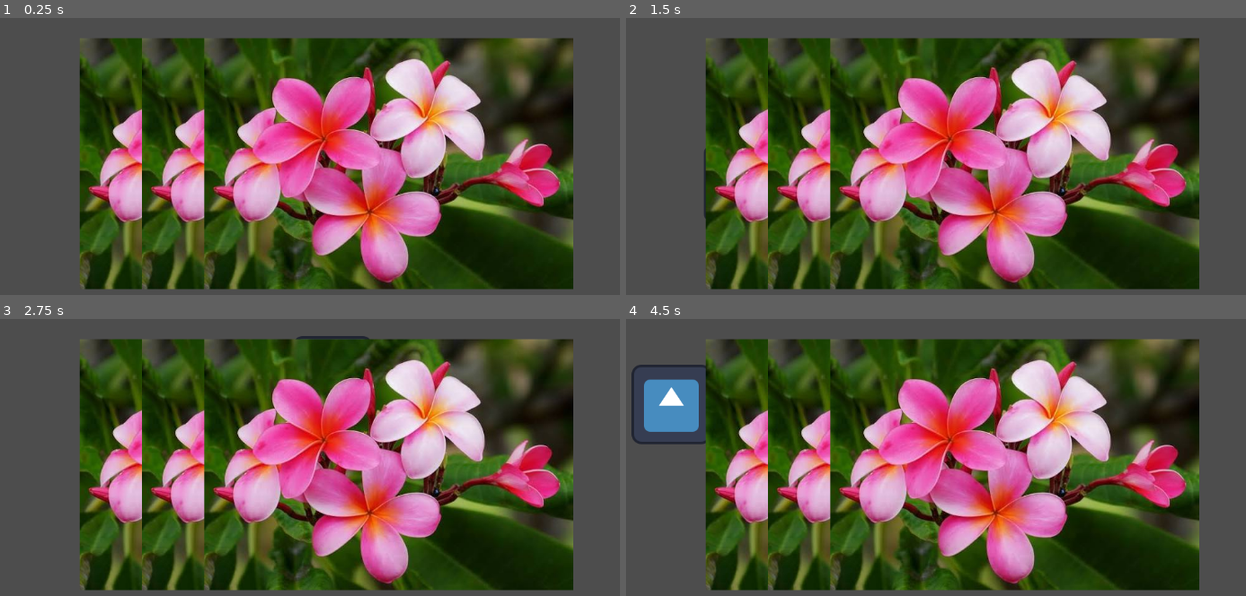
Above: before the commit, frames 1-4 (two rows, left to right).
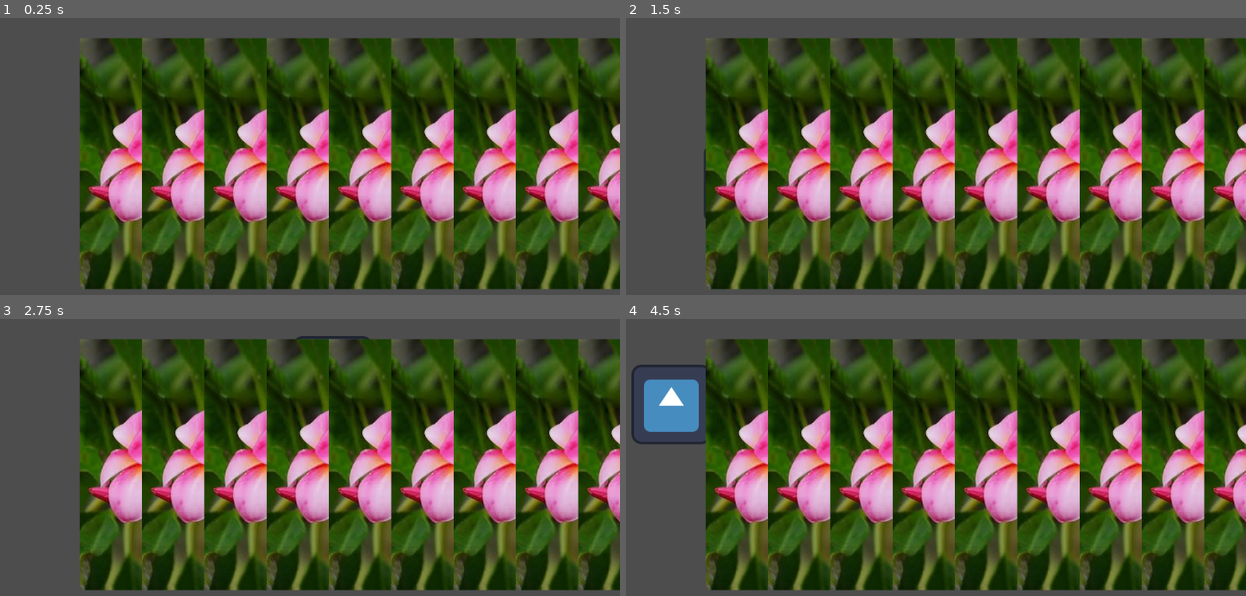
Above: after the commit, the same moments.

Repository: sophieTheProgrammer/MiniJam201
Game: Godot game, scene res://game.tscn
Two runs of this game, one before a commit and one after it. Both use one fixed random seed, a clock stepped at 60 frames per second and the inputs below. The engine's default icon, where the game draws it, is replaced by a stand-in: a white triangle on a blue panel in a dark square.
Inputs (mouse positions are in pixels of both pictures, inside the frame that each line leads up to):
- Up to frame 1 (0.25 s): no input
- Up to frame 2 (1.5 s): tap Enter at 0.5 s; move the mouse to (1047, 142) at 0.52 s; tap Space at 1.25 s; move the mouse to (743, 184) at 1.27 s
- Up to frame 3 (2.75 s): tap Enter at 2 s; move the mouse to (334, 377) at 2.02 s
- Up to frame 4 (4.5 s): tap Space at 2.75, 4.25 s; move the mouse to (849, 546) at 2.77 s; tap Enter at 3.5 s; move the mouse to (1103, 523) at 3.52 s; move the mouse to (669, 404) at 4.27 s

The runs differ from the first frame. In frame 1, 44% of the frame differs, in the area x 42-100%, y 7-99%; in frame 2, 44%; in frame 3, 44%; in frame 4, 44%.

Commit message:
added function spawn_flower()

Diff:
--- a/photography-game/game_manager.gd
+++ b/photography-game/game_manager.gd
@@ -2,15 +2,20 @@
 
 const flowerFab = preload("res://flower.tscn")
 # Called when the node enters the scene tree for the first time.
-var row = 5
 func _ready() -> void:
-	for i in range(3):
+	spawn_flower()
+
+# Called every frame. 'delta' is the elapsed time since the previous frame.
+func _process(delta: float) -> void:
+	pass
+
+func spawn_flower():
+	var row = 5
+	var flowers_array = []
+
+	for i in range(10):
 		var curr = flowerFab.instantiate()
 		curr.name = "flower"
 		curr.position.x = row
 		row += 100
 		self.add_child(curr)
-
-# Called every frame. 'delta' is the elapsed time since the previous frame.
-func _process(delta: float) -> void:
-	pass
